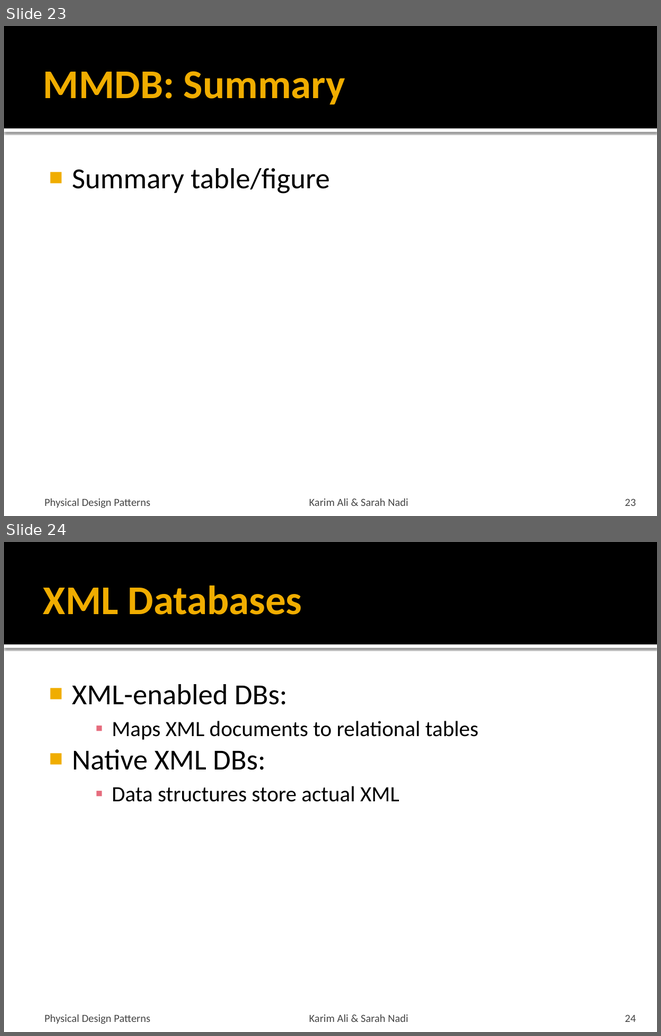
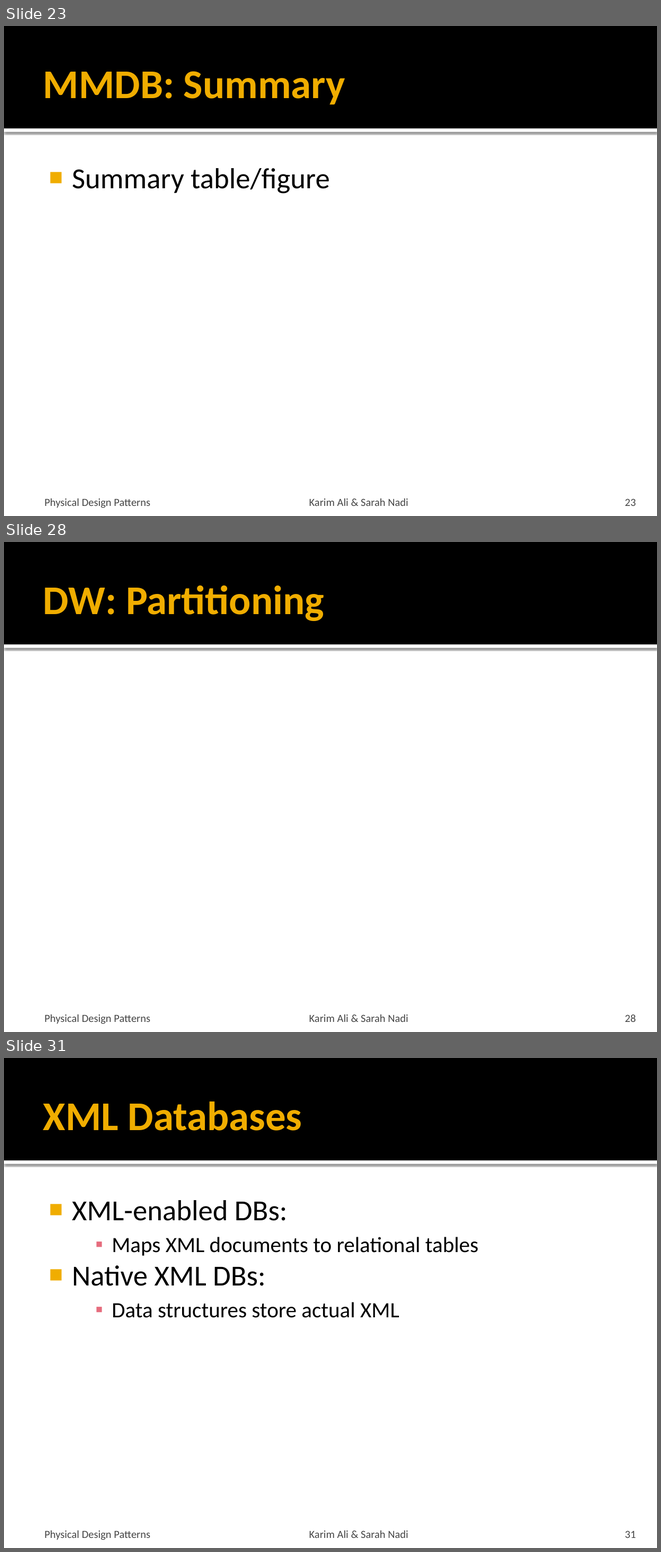
Before and after one commit to snadi/cs848-db, a slide deck: cs848-db/PhysDesignPres.pptx. Shown one above the other, each under a label of ours: slides 23 and 24 before the commit, slides 23, 28 and 31 after it; the slides between them are not shown. The pictures are 661x1036 and 661x1552 pixels, drawn with LibreOffice and Linux fonts; fonts in the diff are those of the drawing. Boxes give left, top, right and bottom in pixels: in the first picture for what was removed or moved away, otherwise in the second. Text is boxed around its words. In the diff, an @@ line names an element or a change of style, - is before the commit and + after.

```diff
--- a/cs848-db/PhysDesignPres.pptx
+++ b/cs848-db/PhysDesignPres.pptx
@@ slide 28 added at [4,542,657,1032], background #FFFFFF; not listed: 2 template elements that a slide beside it also shows @@
@@ title added at [43,585,324,621], 45 pt, text #F0AD00, bold @@
+DW: Partitioning
@@ text added at [44,1014,150,1024], 12 pt, text #454545 @@
+Physical Design Patterns
@@ text added at [309,1014,408,1022], 12 pt, text #454545 @@
+Karim Ali & Sarah Nadi
@@ page number added at [625,1014,636,1022], 12 pt, text #454545 @@
+28
@@ what was slide 24 is now slide 31 @@
@@ page number at [625,1530,636,1538]: text changed @@
-24
+31
```
Also in this commit, not shown: 1 slide changed, 6 other slides added.
